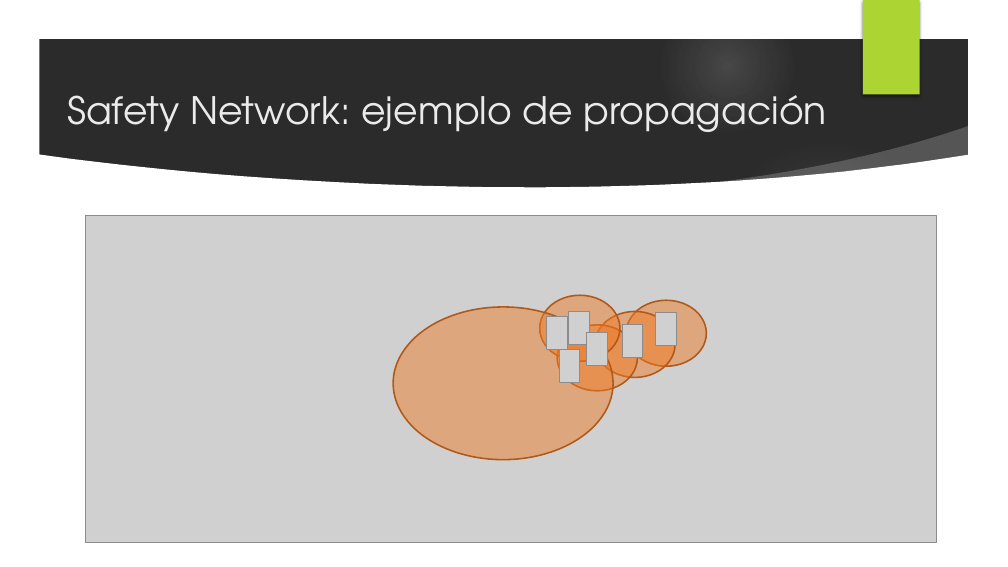
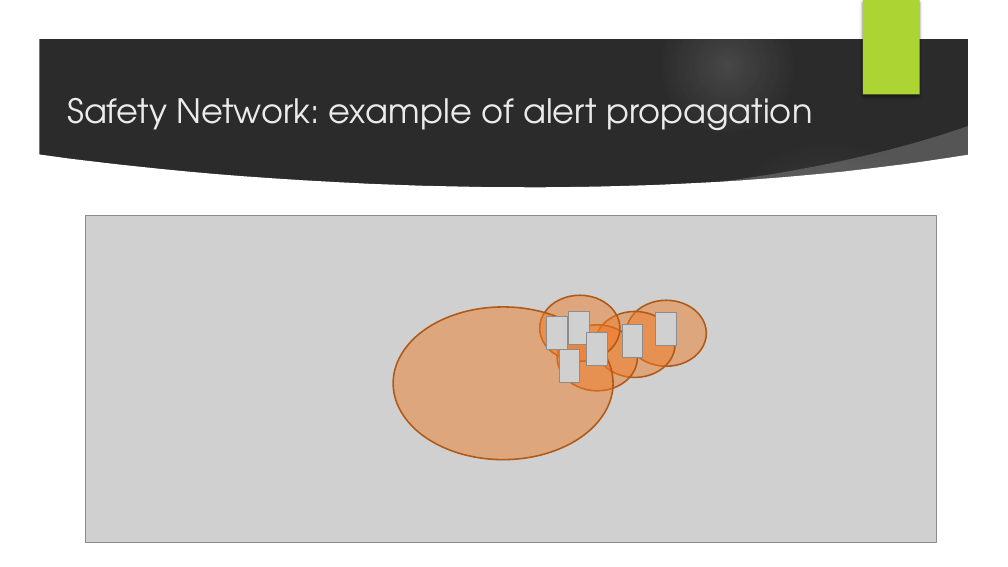
Before and after one commit to javieraviles/spaceappschallenge, a slide deck: slide 5 of Documentation/project_slide.pptx. Drawn at 1008x567 pixels with LibreOffice and Linux fonts; fonts in the diff are those of the drawing; grey boxes stand for pictures; background and template pictures are left out; a plain dark background stands for a picture behind light text. Boxes give left, top, right and bottom in pixels: in the first picture for what was removed or moved away, otherwise in the second. Text is boxed around its words. In the diff, an @@ line names an element or a change of style, - is before the commit and + after.

```diff
--- a/Documentation/project_slide.pptx
+++ b/Documentation/project_slide.pptx
@@ title at (67,97,812,130): text changed; size 36 to 32 pt @@
-Safety Network: ejemplo de propagación
+Safety Network: example of alert propagation
```
Also in this commit, not shown: 8 other slides changed, 2 other files.
